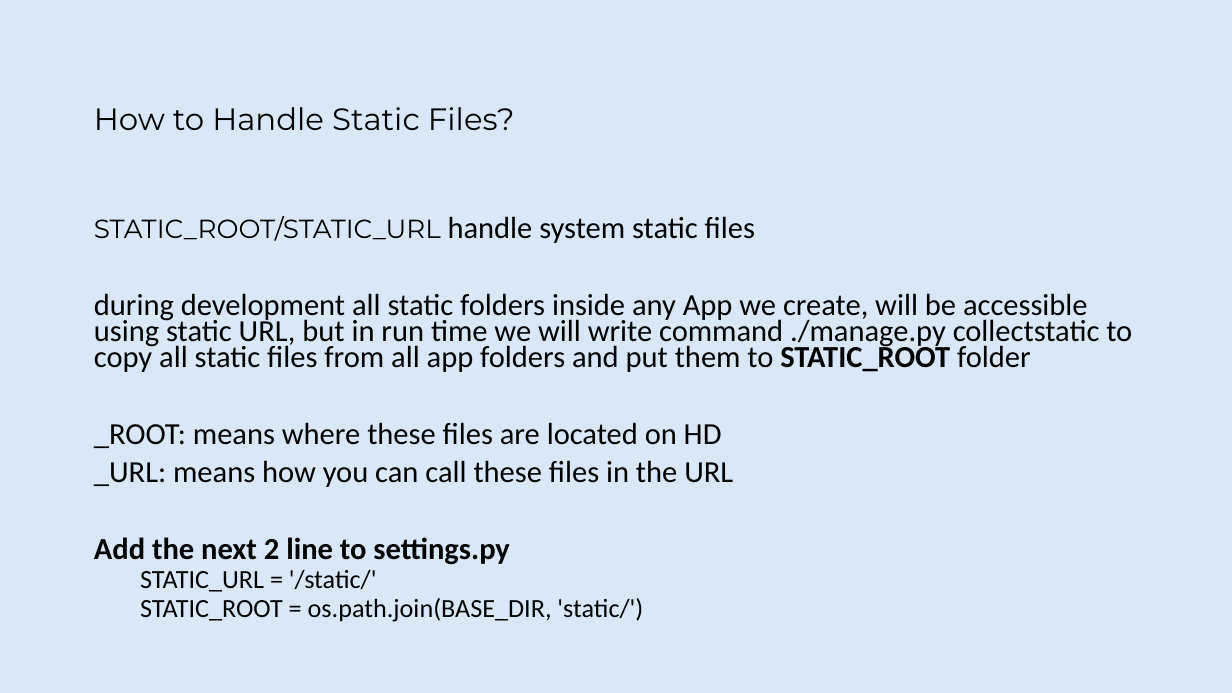
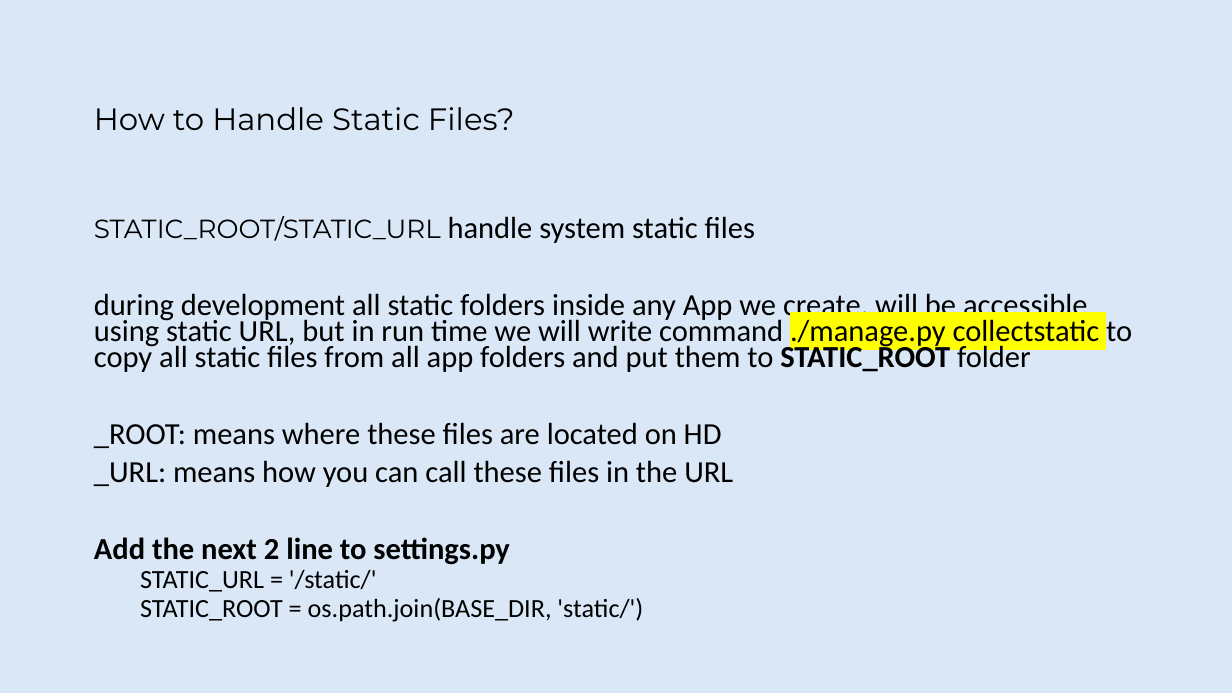
Before and after one commit to rafie-tarabay/BUE, a slide deck: slide 12 of django.pptx (slide 9 before the commit). Drawn at 1232x693 pixels with LibreOffice and Linux fonts; fonts in the diff are those of the drawing; background and template pictures are left out. Boxes give left, top, right and bottom in pixels: in the first picture for what was removed or moved away, otherwise in the second. Text is boxed around its words. In the diff, an @@ line names an element or a change of style, - is before the commit and + after.

```diff
--- a/django.pptx
+++ b/django.pptx
@@ text at <box>94,290,1132,374</box>: highlight none to #FFFF00 in "./manage.py collectstatic" @@
```
Also in this commit, not shown: 4 slides added.
